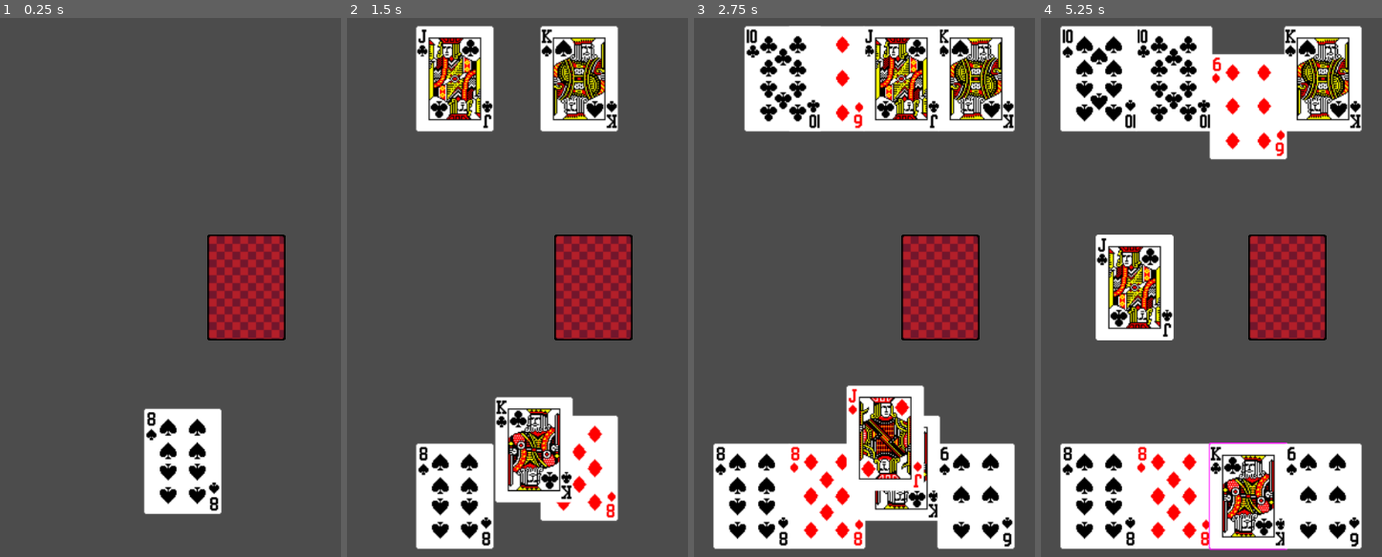
Above: before the commit, frames 1-4 (left to right).
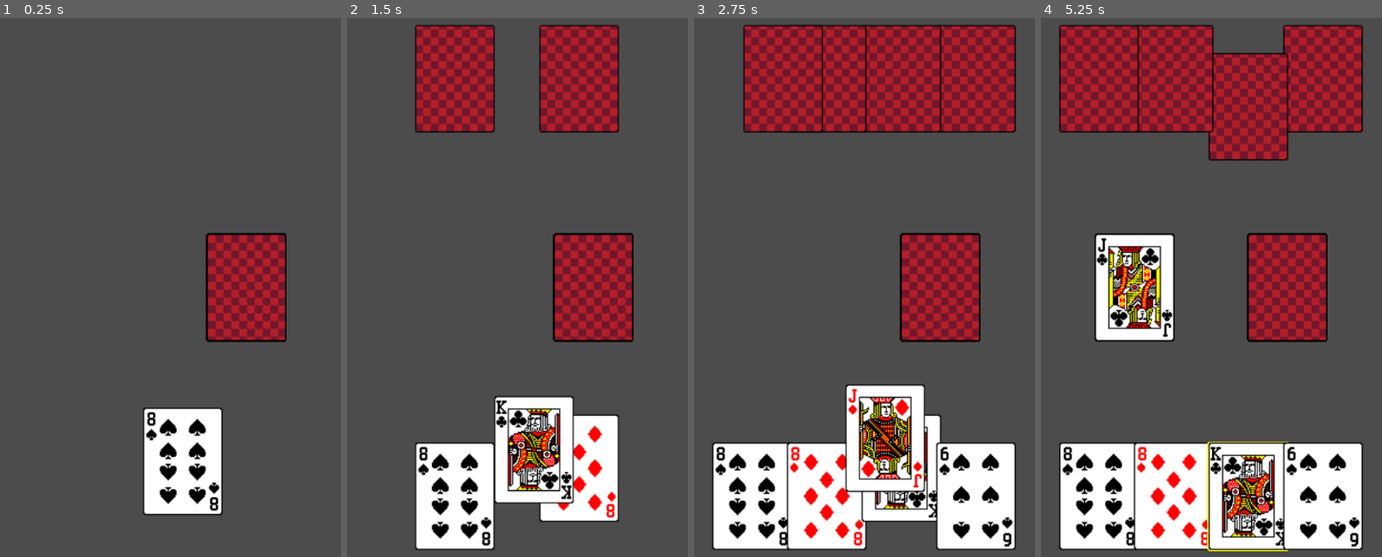
Above: after the commit, the same moments.

Repository: mhogar/CardGameEngine
Game: Godot game, scene res://Main.tscn
Same seed, same stepped clock (60 frames per second), same inputs: the game is played once before the commit and once after it.
Inputs (mouse positions are in pixels of both pictures, inside the frame that each line leads up to):
- Up to frame 1 (0.25 s): no input
- Up to frame 2 (1.5 s): move the mouse to (517, 497) at 0.52 s; click (517, 497) at 0.6 s; move the mouse to (578, 497) at 1.27 s; click (578, 497) at 1.35 s
- Up to frame 3 (2.75 s): move the mouse to (956, 497) at 2.02 s; click (956, 497) at 2.1 s
- Up to frame 4 (5.25 s): move the mouse to (1324, 497) at 2.77 s; click (1324, 497) at 2.85 s; move the mouse to (1334, 497) at 3.52 s; click (1334, 497) at 3.6 s; move the mouse to (1324, 77) at 4.27 s; click (1324, 77) at 4.35 s; tap Enter at 5 s; move the mouse to (1249, 77) at 5.02 s; click (1249, 77) at 5.1 s

The runs differ from the first frame. In frame 1, 2.2% of the frame differs, in the area x 42-85%, y 39-93%; in frame 2, 12%; in frame 3, 19%; in frame 4, 22%, in the area x 5-95%, y 1-99%.

Commit message:
Add border to card art + change highlight colour

Diff:
--- a/core/card/Card.tscn
+++ b/core/card/Card.tscn
@@ -10,7 +10,7 @@
 [sub_resource type="ShaderMaterial" id=2]
 resource_local_to_scene = true
 shader = ExtResource( 2 )
-shader_param/line_color = Color( 1, 0, 1, 1 )
+shader_param/line_color = Color( 1, 1, 0, 1 )
 shader_param/show_outline = false
 
 [sub_resource type="Animation" id=3]
@@ -29,7 +29,7 @@
 }
 
 [sub_resource type="RectangleShape2D" id=4]
-extents = Vector2( 34.8503, 47.3598 )
+extents = Vector2( 35.9811, 48.617 )
 
 [node name="Card" type="Node2D"]
 material = SubResource( 1 )
--- a/core/players/AI.gd
+++ b/core/players/AI.gd
@@ -8,8 +8,6 @@
 	rng = RandomNumberGenerator.new()
 	rng.randomize()
 
-	reveal = true
-
 
 func select_card(deck : Deck, indices : Array):
 	emit_signal("select_card", indices[rng.randi() % indices.size()])
Binary file changed: assets/card_back.aseprite
Binary file changed: assets/card_back.png
Binary file added: assets/cards.aseprite
Binary file changed: assets/cards.png
